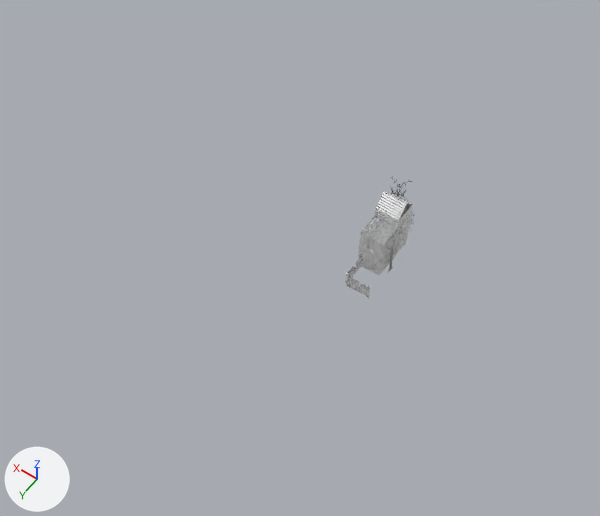
One commit to the OBJ model models/house1_drawn.obj: the scene before it, then after it.
Camera for both pictures: a 50 mm lens placed at (-22.1, 45.0, 61.1), pointed at (6.6, 4.7, -2.2). Lighting does not change. The marker at lower left points along +X, +Y and +Z. The picture after the commit comes second. Where no turn or scale is listed for an object, it has been applied to the vertices.

The older version as bpy lines, for what is in view:
```python
me_cube = bpy.data.meshes.new('Cube')
me_cube.from_pydata(...)  # 110 vertices, 78 faces; spans x -1.48..0.92, y -1.2..3.6, z 0.05..6.65
me_cube.materials.append(mat_material)  # picture img_drawntexture1_jpg
ob_cube = bpy.data.objects.new('Cube', me_cube)
ob_cube.location = (0.0, 0.0, 0.0)
```
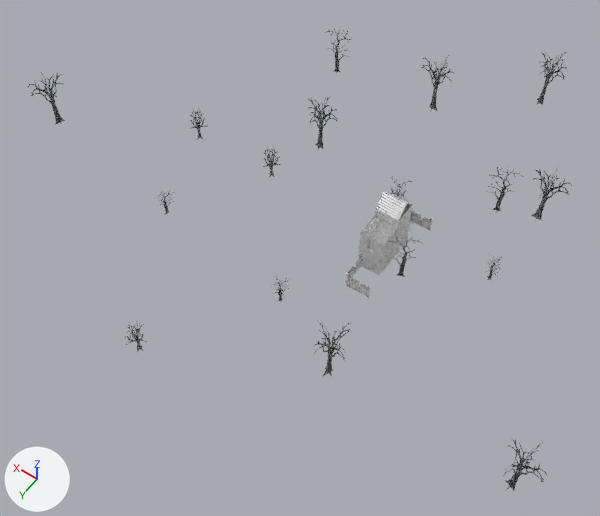
Changed parts and their boxes [x1, y1, x2, y2] in the pictures (600 x 516 px):
'Plane.033', added
    after: [504, 438, 547, 491]
'Plane.014', added
    after: [314, 320, 350, 377]
'Plane.012', added
    after: [531, 170, 573, 221]
'Plane.040', added
    after: [27, 73, 65, 124]
'Plane.020', added
    after: [308, 97, 338, 150]
'Plane.036', added
    after: [536, 52, 568, 105]
'Plane.041', added
    after: [422, 55, 454, 111]
'Plane.016', added
    after: [488, 167, 523, 212]
'Plane.008', added
    after: [388, 234, 423, 277]
'Plane.009', added
    after: [410, 210, 433, 231]
'Plane.023', added
    after: [325, 28, 351, 73]
'Plane.032', added
    after: [125, 324, 147, 352]
'Plane.027', added
    after: [263, 149, 281, 178]
'Plane.030', added
    after: [189, 111, 207, 140]
'Plane.038', added
    after: [274, 276, 289, 302]
'Plane.017', added
    after: [486, 257, 503, 280]
'Plane.021', added
    after: [156, 191, 175, 215]

Diff of the bpy script that builds the scene:
```diff
--- a/models/house1_drawn.obj.py
+++ b/models/house1_drawn.obj.py
@@ ob_plane_041 @@
+ob_plane_041 = bpy.data.objects.new('Plane.041', me_plane_041)  # 288 vertices, 14 faces; spans x 4.06..8.03, y -21.16..-17.19, z -0.12..6.17; in mat_material_043 (picture img_newtrees_jpg), mat_material_044 (picture img_newtrees_jpg)
+ob_plane_041.location = (0.0, 0.0, 0.0)
@@ ob_plane_040 @@
+ob_plane_040 = bpy.data.objects.new('Plane.040', me_plane_040)  # 288 vertices, 14 faces; spans x 35.25..38.98, y 4.3..8.03, z -0.12..6.17; in mat_material_042 (picture img_newtrees_jpg), mat_material_041 (picture img_newtrees_jpg)
+ob_plane_040.location = (0.0, 0.0, 0.0)
@@ ob_plane_038 @@
+ob_plane_038 = bpy.data.objects.new('Plane.038', me_plane_038)  # 502 vertices, 8 faces; spans x 3.27..5.27, y 10.02..12.02, z -0.01..3.13; in mat_material_040 (picture img_treetest_jpg), mat_material_039 (picture img_treetest_jpg)
+ob_plane_038.location = (0.0, 0.0, 0.0)
@@ ob_plane_036 @@
+ob_plane_036 = bpy.data.objects.new('Plane.036', me_plane_036)  # 288 vertices, 14 faces; spans x -5.16..-1.42, y -28.65..-24.91, z -0.12..6.17; in mat_material_038 (picture img_newtrees_jpg), mat_material_037 (picture img_newtrees_jpg)
+ob_plane_036.location = (0.0, 0.0, 0.0)
@@ ob_plane_033 @@
+ob_plane_033 = bpy.data.objects.new('Plane.033', me_plane_033)  # 288 vertices, 14 faces; spans x -22.43..-18.69, y 13.07..16.81, z -0.12..6.17; in mat_material_035 (picture img_newtrees_jpg), mat_material_036 (picture img_newtrees_jpg)
+ob_plane_033.location = (0.0, 0.0, 0.0)
@@ ob_plane_032 @@
+ob_plane_032 = bpy.data.objects.new('Plane.032', me_plane_032)  # 178 vertices, 6 faces; spans x 9.76..12.35, y 20.88..23.47, z -0.2..3.82; in mat_material_034 (picture img_newtrees_jpg), mat_material_033 (picture img_newtrees_jpg)
+ob_plane_032.location = (0.0, 0.0, 0.0)
@@ ob_plane_030 @@
+ob_plane_030 = bpy.data.objects.new('Plane.030', me_plane_030)  # 178 vertices, 6 faces; spans x 22.27..24.85, y -2.16..0.43, z -0.2..3.82; in mat_material_032 (picture img_newtrees_jpg), mat_material_031 (picture img_newtrees_jpg)
+ob_plane_030.location = (0.0, 0.0, 0.0)
@@ ob_plane_027 @@
+ob_plane_027 = bpy.data.objects.new('Plane.027', me_plane_027)  # 178 vertices, 6 faces; spans x 12.85..15.43, y -2.16..0.43, z -0.2..3.82; in mat_material_029 (picture img_newtrees_jpg), mat_material_030 (picture img_newtrees_jpg)
+ob_plane_027.location = (0.0, 0.0, 0.0)
@@ ob_plane_023 @@
+ob_plane_023 = bpy.data.objects.new('Plane.023', me_plane_023)  # 502 vertices, 8 faces; spans x 16.25..19.12, y -19.38..-16.5, z 0.0..5.94; in mat_material_025 (picture img_treetest_jpg), mat_material_026 (picture img_treetest_jpg)
+ob_plane_023.location = (0.0, 0.0, 0.0)
@@ ob_plane_021 @@
+ob_plane_021 = bpy.data.objects.new('Plane.021', me_plane_021)  # 502 vertices, 8 faces; spans x 18.35..20.35, y 8.09..10.09, z -0.01..3.13; in mat_material_023 (picture img_treetest_jpg), mat_material_024 (picture img_treetest_jpg)
+ob_plane_021.location = (0.0, 0.0, 0.0)
@@ ob_plane_020 @@
+ob_plane_020 = bpy.data.objects.new('Plane.020', me_plane_020)  # 288 vertices, 14 faces; spans x 10.37..14.34, y -8.92..-4.94, z -0.12..6.17; in mat_material_022 (picture img_newtrees_jpg), mat_material_021 (picture img_newtrees_jpg)
+ob_plane_020.location = (0.0, 0.0, 0.0)
@@ ob_plane_017 @@
+ob_plane_017 = bpy.data.objects.new('Plane.017', me_plane_017)  # 502 vertices, 8 faces; spans x -10.88..-8.89, y -2.99..-1.0, z -0.01..3.13; in mat_material_019 (picture img_treetest_jpg), mat_material_020 (picture img_treetest_jpg)
+ob_plane_017.location = (0.0, 0.0, 0.0)
@@ ob_plane_016 @@
+ob_plane_016 = bpy.data.objects.new('Plane.016', me_plane_016)  # 502 vertices, 8 faces; spans x -7.93..-5.05, y -11.26..-8.38, z 0.0..5.94; in mat_material_018 (picture img_treetest_jpg), mat_material_017 (picture img_treetest_jpg)
+ob_plane_016.location = (0.0, 0.0, 0.0)
@@ ob_plane_014 @@
+ob_plane_014 = bpy.data.objects.new('Plane.014', me_plane_014)  # 288 vertices, 14 faces; spans x -5.42..-1.69, y 12.64..16.38, z -0.12..6.17; in mat_material_016 (picture img_newtrees_jpg), mat_material_015 (picture img_newtrees_jpg)
+ob_plane_014.location = (0.0, 0.0, 0.0)
@@ ob_plane_012 @@
+ob_plane_012 = bpy.data.objects.new('Plane.012', me_plane_012)  # 288 vertices, 14 faces; spans x -12.3..-8.33, y -13.11..-9.13, z -0.12..6.17; in mat_material_014 (picture img_newtrees_jpg), mat_material_013 (picture img_newtrees_jpg)
+ob_plane_012.location = (0.0, 0.0, 0.0)
@@ ob_plane_009 @@
+ob_plane_009 = bpy.data.objects.new('Plane.009', me_plane_009)  # 430 vertices, 249 faces; spans x -2.61..-0.12, y -3.88..-3.77, z -0.02..1.71; in mat_material_011 (picture img_fence_jpg)
+ob_plane_009.location = (0.0, 0.0, 0.0)
@@ ob_plane_008 @@
+ob_plane_008 = bpy.data.objects.new('Plane.008', me_plane_008)  # 251 vertices, 4 faces; spans x -4.46..-1.58, y 1.91..3.09, z 0.0..5.94; in mat_material_010 (picture img_treetest_jpg)
+ob_plane_008.location = (0.0, 0.0, 0.0)
```
